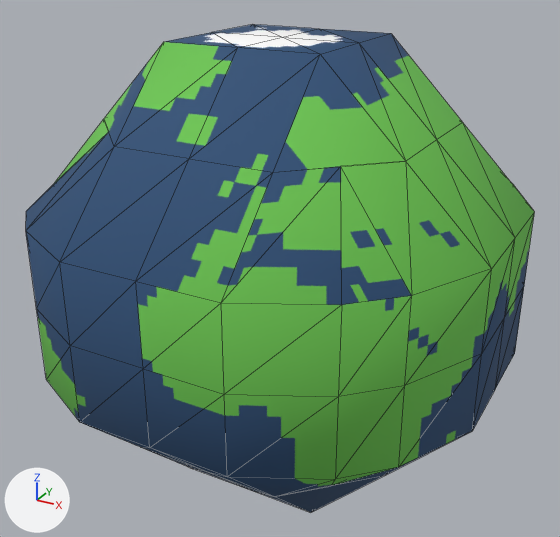
What one commit did to the glTF model assets/models/earth.glb.
The view is the same before and after, from a 50 mm lens placed at (2.31, -4.22, 2.1), pointed at (-0.01, -0.01, -0.01). Lighting does not change. The marker at lower left points along +X, +Y and +Z. Mesh edges are drawn as thin lines. Vertices at the same position are counted once.
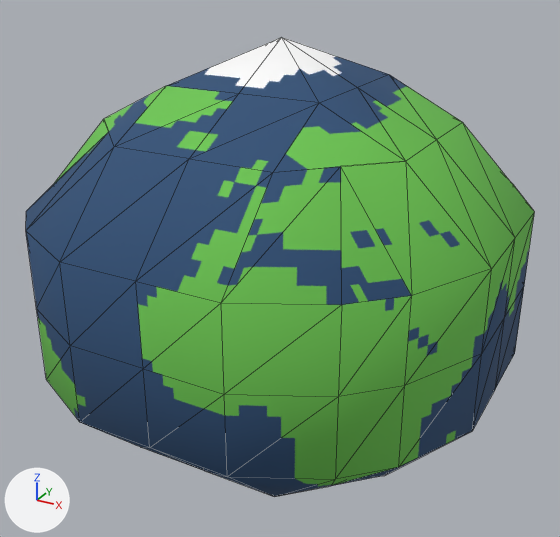
Boxes (x1, y1, x2, y2) around the edits, measured in the pictures (560 x 537 px; the box of a moved part takes in the faces that stretch with it):
'Mesh_0', reshaped
    before: (26, 24, 534, 512)
    after: (26, 38, 534, 497)
part 1 of me_mesh_0, moved or reshaped (not visible afterwards)
    before: (146, 449, 382, 512)
part 2 of me_mesh_0, moved or reshaped
    before: (104, 24, 462, 172)
    after: (104, 38, 462, 172)

What changed in the scene script:
```text
Change me_mesh_0:
    where me_mesh_0.from_pydata(...)  # 110 vertices, 208 faces; spans x -1.5..1.5, y -1.5..1.5, z -1.5..1.5
    used by ob_mesh_0; location = (0.0, 0.0, 0.0)
    before: 0 (0.5, 0.5, -1.5), 2 (0.0, 0.5, -1.5), 3 (0.5, 0.0, -1.5), 6 (-0.5, -0.5, -1.5) at pixel (188, 467), 7 (0.0, -0.5, -1.5) at pixel (247, 488)
    before: 8 (0.5, -0.5, -1.5) at pixel (310, 512)
    before: 60 (0.5, -0.5, 1.5) at pixel (320, 54), 61 (0.0, -0.5, 1.5) at pixel (237, 47), 62 (-0.5, -0.5, 1.5) at pixel (163, 41), 64 (0.5, 0.0, 1.5) at pixel (358, 42), 65 (0.0, 0.5, 1.5) at pixel (318, 28)
    before: 66 (0.5, 0.5, 1.5) at pixel (391, 33), 67 (-0.5, 0.5, 1.5) at pixel (252, 24), 68 (-0.5, 0.0, 1.5) at pixel (211, 32)
    me_mesh_0 part 1
    add for i in [0, 2, 3, 6, 7, 8]: me_mesh_0.vertices[i].co += Vector((0.0, 0.0, 0.25))
    me_mesh_0.vertices[4].co: (-0.5, 0.0, -1.5) -> (-0.5, 0.5, -1.25)
    me_mesh_0.vertices[5].co: (-0.5, 0.5, -1.5) -> (-0.5, 0.0, -1.25)
    me_mesh_0 part 2
    add for i in [60, 61, 62, *range(64, 69)]: me_mesh_0.vertices[i].co += Vector((0.0, 0.0, -0.25))
```
